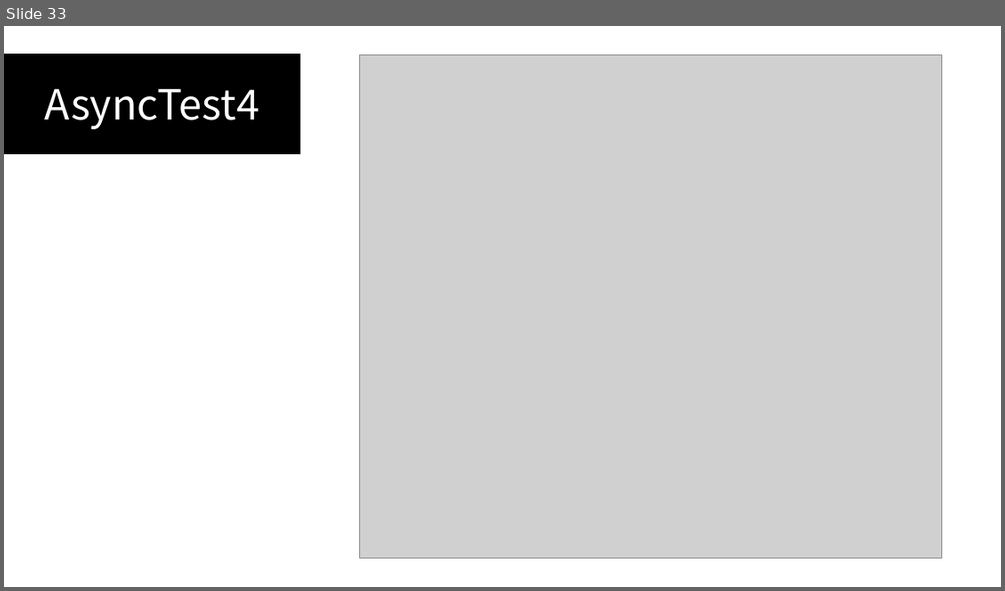
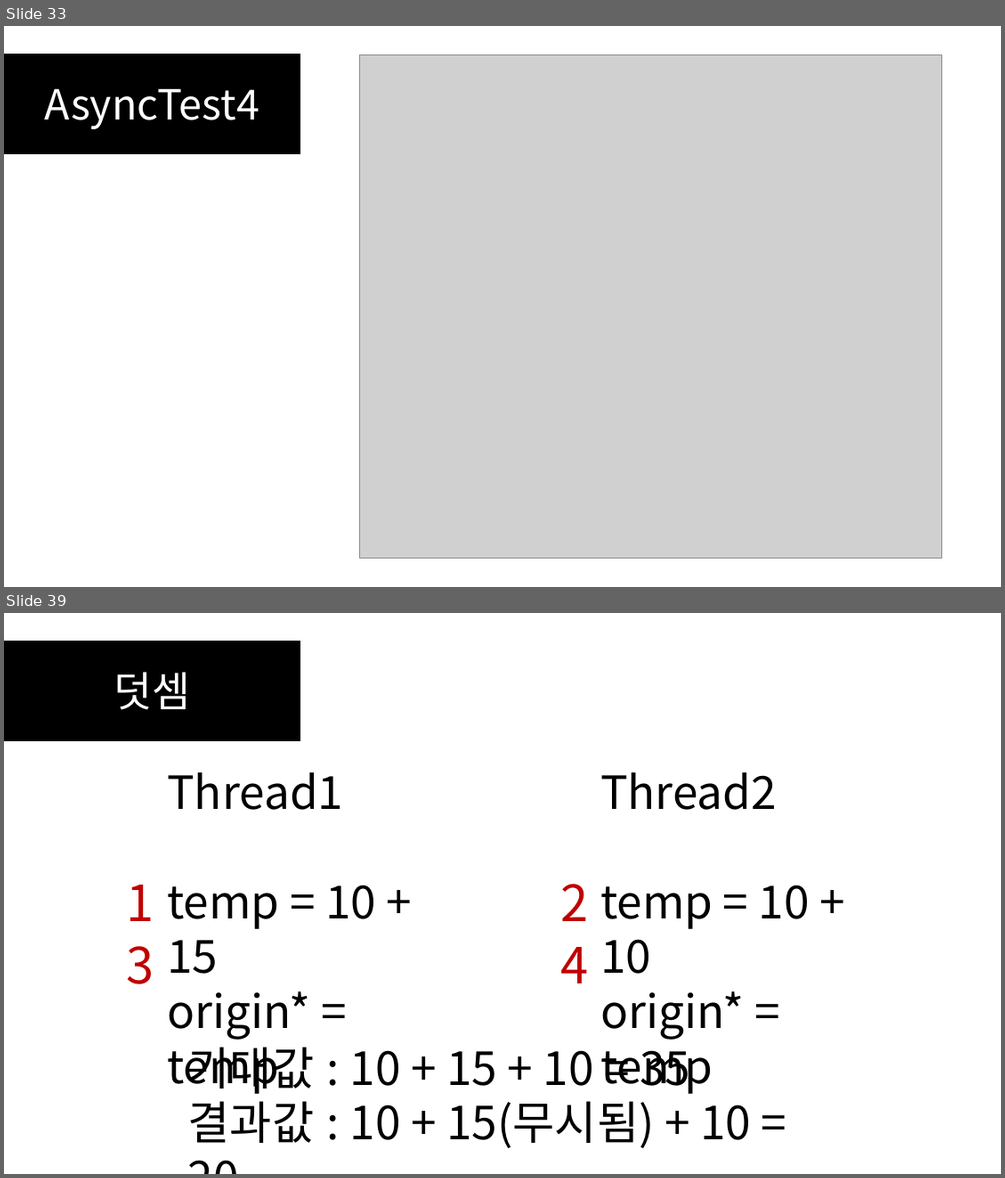
Before and after one commit to SEH00N/SDLU, a slide deck: ServerLecture/PT/4강 멀티스레딩 기초.pptx. Shown one above the other, each under a label of ours: slide 33 before the commit, slides 33 and 39 after it; the slides between them are not shown. The pictures are 1005x591 and 1005x1178 pixels, drawn with LibreOffice and Linux fonts; fonts in the diff are those of the drawing; grey boxes stand for pictures. Boxes give left, top, right and bottom in pixels: in the first picture for what was removed or moved away, otherwise in the second. Text is boxed around its words. In the diff, an @@ line names an element or a change of style, - is before the commit and + after.

```diff
--- a/ServerLecture/PT/4강 멀티스레딩 기초.pptx
+++ b/ServerLecture/PT/4강 멀티스레딩 기초.pptx
@@ slide 39 added at [4, 613, 1001, 1174], background #FFFFFF @@
@@ rectangle added at [4, 641, 300, 741], fill #000000, outline #000000 1 pt, 40 pt, text #FFFFFF @@
+덧셈
@@ text added at [167, 772, 376, 1094], 44 pt, text #000000 @@
+Thread1
+temp = 10 + 15
+origin* = temp
@@ text added at [600, 772, 809, 1094], 44 pt, text #000000 @@
+Thread2
+temp = 10 + 10
+origin* = temp
@@ text added at [126, 884, 154, 921], 48 pt, text #C00000 @@
+1
@@ text added at [560, 884, 588, 921], 48 pt, text #C00000 @@
+2
@@ text added at [126, 946, 154, 984], 48 pt, text #C00000 @@
+3
@@ text added at [560, 947, 588, 983], 48 pt, text #C00000 @@
+4
@@ text added at [188, 1038, 751, 1148], 44 pt, text #000000 @@
+기대값 : 10 + 15 + 10 = 35
+결과값 : 10 + 15(무시됨) + 10 = 20
```
Also in this commit, not shown: 1 slide changed, 27 other slides added, 1 slide removed, 11 other files.
